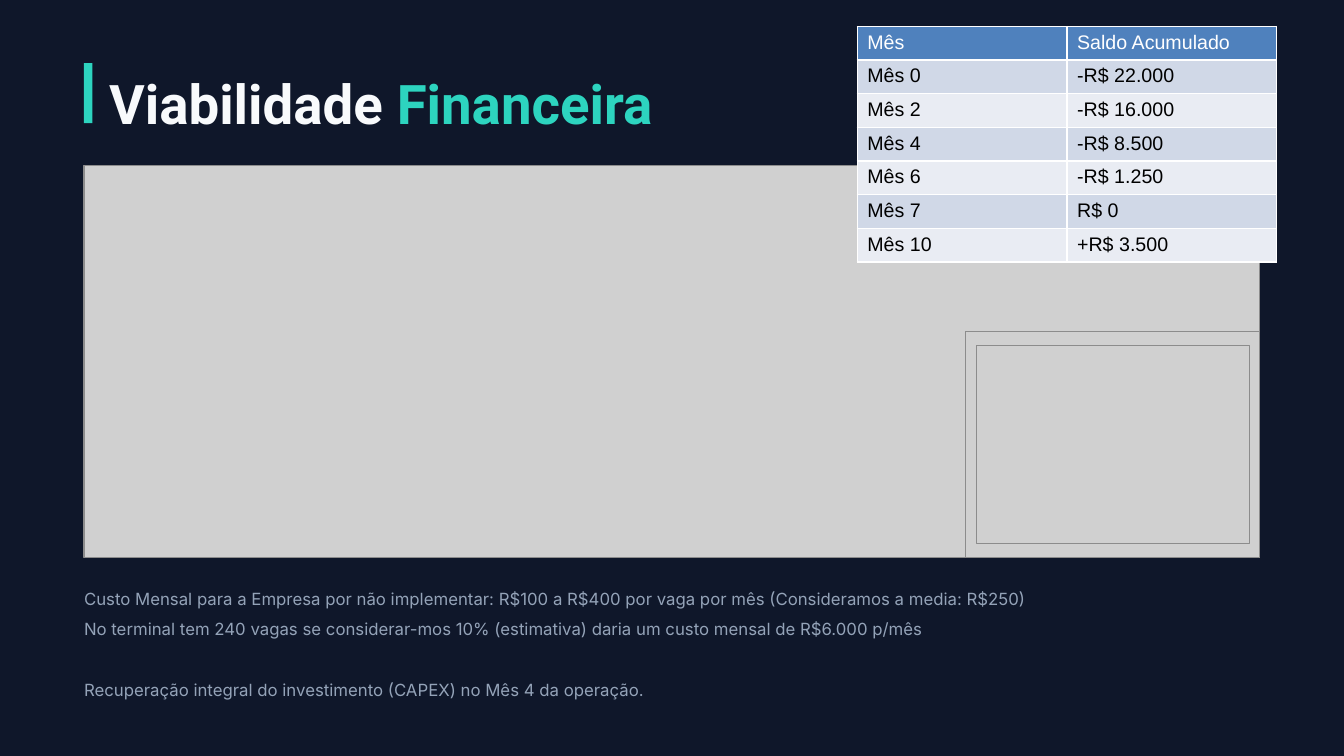
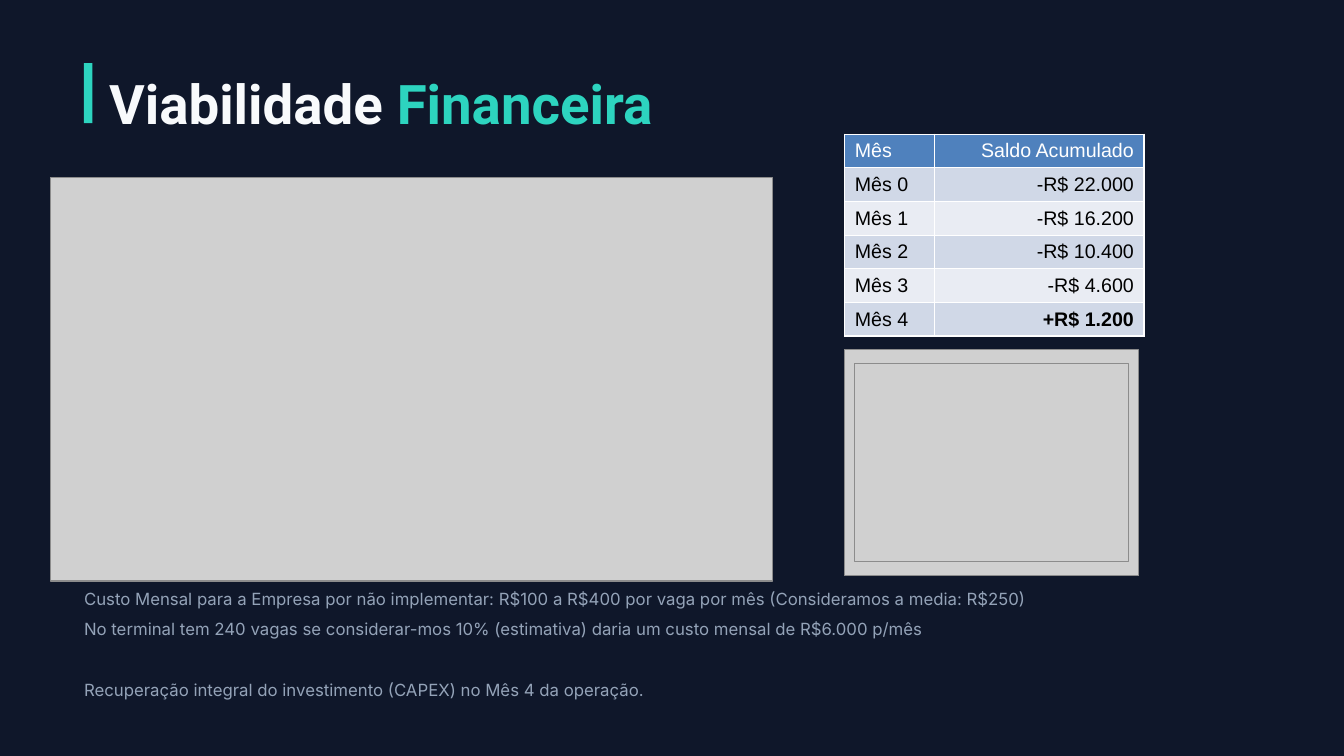
Before and after one commit to GiovaneVitorCarbonera/SGTerminal, a slide deck: slide 3 of Docs/Slides.pptx. Drawn at 1344x756 pixels with LibreOffice and Linux fonts; fonts in the diff are those of the drawing; grey boxes stand for pictures; background and template pictures are left out. Boxes give left, top, right and bottom in pixels: in the first picture for what was removed or moved away, otherwise in the second. Text is boxed around its words. In the diff, an @@ line names an element or a change of style, - is before the commit and + after.

```diff
--- a/Docs/Slides.pptx
+++ b/Docs/Slides.pptx
@@ table at [845, 134, 1144, 336] @@
-row 3: Mês 2 | -R$ 16.000
-row 4: Mês 4 | -R$ 8.500
-row 5: Mês 6 | -R$ 1.250
-row 6: Mês 7 | R$ 0
-row 7: Mês 10 | +R$ 3.500
+row 3: Mês 1 | -R$ 16.200
+row 4: Mês 2 | -R$ 10.400
+row 5: Mês 3 | -R$ 4.600
+row 6: Mês 4 | +R$ 1.200
@@ table: place and size @@
-table at [857, 26, 1276, 261]
+table at [845, 134, 1144, 336]
@@ picture: place and size @@
-picture at [84, 165, 1260, 559]
+picture at [50, 177, 772, 581]
@@ picture added at [109, 177, 763, 581] @@
@@ picture: place and size @@
-picture at [966, 332, 1260, 558]
+picture at [845, 350, 1139, 576]
@@ picture: place and size @@
-picture at [976, 346, 1250, 543]
+picture at [855, 364, 1129, 562]
```
